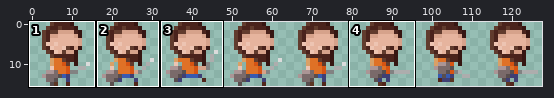
One commit to this sprite sheet: Code/bin/Res/IndoFlipped.png. Above, an overview of the earlier version with the close-up marked.
Close-up. The starting point:
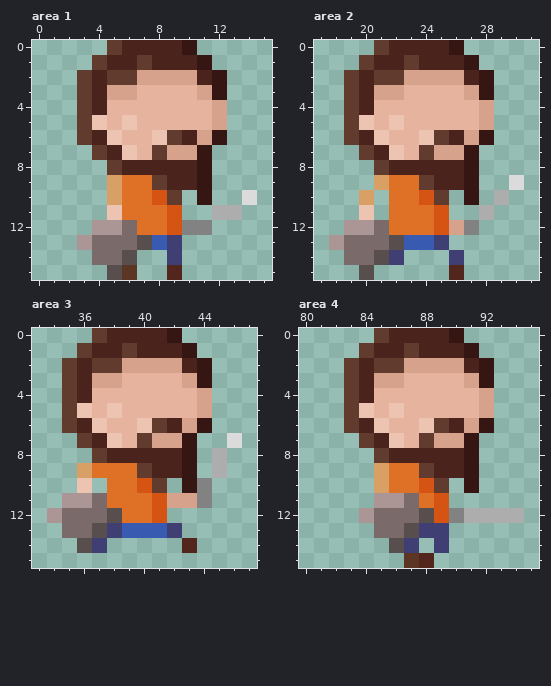
The file is 128x16 pixels. Colours within 5 levels of each other are drawn and written as one. Shown: area 1: x 0..15, y 0..15; area 2: x 17..31, y 0..15; area 3: x 33..47, y 0..15; area 4: x 80..95, y 0..15. The commit also changed other parts of the picture, which this record leaves out.
The result:
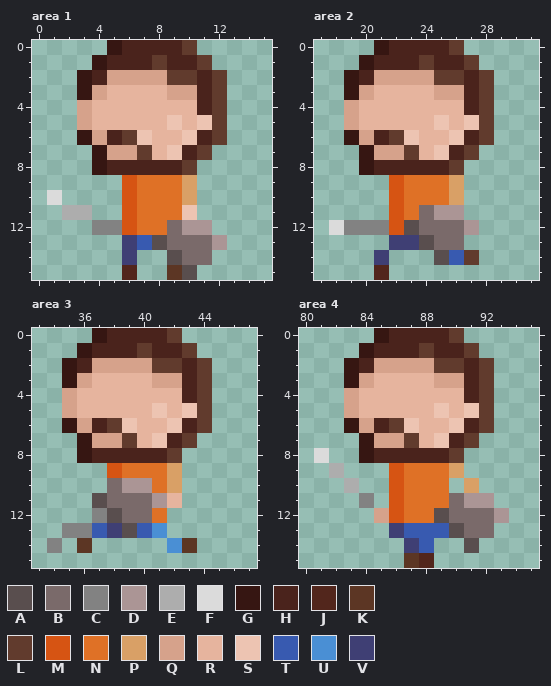
Palette (. is transparent): A #594e4e  B #7a6a6a  C #828282  D #ab9595  E #adadad  F #dbdbdb  G #361612  H #4a231c  J #52261c  K #5c3624  L #613b2d  M #d65413  N #df7126  P #d9a066  Q #d6a28b  R #e6b49e  S #edc4b2  T #385ab0  U #4a8fd4  V #3f3f74
Difference:
--- area 1
@@ x 0..15 @@
- 0 .....LHHHHG.....
- 1 ....LHHLHHHG....
- 2 ...LHLLQQQQHG...
- 3 ...LHQQRRRRQG...
- 4 ...LHRRRRRRRQ...
- 5 ...LSRSRRRRRQ...
- 6 ...LHSRRSLHQG...
- 7 ....LHSRLQQG....
- 8 .....LHHHHHG....
- 9 .....PNNLHHG....
-10 .....PNNML.G..F.
-11 .....SNNNM..EE..
-12 ....DDBNNMCC....
-13 ...DBBBATV......
-14 ....BBA..V......
-15 .....AK..J......
+ 0 .....GHHHHL.....
+ 1 ....GHHHLHHL....
+ 2 ...GHQQQQLLHL...
+ 3 ...GQRRRRQQHL...
+ 4 ...QRRRRRRRHL...
+ 5 ...QRRRRRSRSL...
+ 6 ...GQHLSRRSHL...
+ 7 ....GQQLRSHL....
+ 8 ....GHHHHHL.....
+ 9 ......MNNNP.....
+10 .F....MNNNP.....
+11 ..EE..MNNNS.....
+12 ....CCMNNBDD....
+13 ......VTABBBD...
+14 ......V..ABB....
+15 ......J..KA.....
--- area 2
@@ x 17..31 @@
- 0 ....LHHHHG.....
- 1 ...LHHLHHHG....
- 2 ..LHLLQQQQHG...
- 3 ..LHQQRRRRQG...
- 4 ..LHRRRRRRRQ...
- 5 ..LSRSRRRRRQ...
- 6 ..LHSRRSLHQG...
- 7 ...LHSRLQQG....
- 8 ....LHHHHHG....
- 9 ....PNNLHHG..F.
-10 ...P.NNML.G.E..
-11 ...S.NNNM..E...
-12 ..DDBNNNMQC....
-13 .DBBBATTV......
-14 ..BBAV...V.....
-15 ...A.....J.....
+ 0 ....GHHHHL.....
+ 1 ...GHHHLHHL....
+ 2 ..GHQQQQLLHL...
+ 3 ..GQRRRRQQHL...
+ 4 ..QRRRRRRRHL...
+ 5 ..QRRRRRSRSL...
+ 6 ..GQHLSRRSHL...
+ 7 ...GQQLRSHL....
+ 8 ...GHHHHHL.....
+ 9 .....MNNNP.....
+10 .....MNNNP.....
+11 .....MNBDD.....
+12 .FCCCMABBBD....
+13 .....VVABB.....
+14 ....V...ATL....
+15 ....J..........
--- area 3
@@ x 33..47 @@
- 0 ....LHHHHG.....
- 1 ...LHHLHHHG....
- 2 ..LHLLQQQQHG...
- 3 ..LHQQRRRRQG...
- 4 ..LHRRRRRRRQ...
- 5 ..LSRSRRRRRQ...
- 6 ..LHSRRSLHQG...
- 7 ...LHSRLQQG..F.
- 8 ....LHHHHHG.E..
- 9 ...PNNNLHHG.E..
-10 ...S.NNML.GC...
-11 ..DDBNNNMQQC...
-12 .DBBBANNM......
-13 ..BBAVTTTV.....
-14 ...AV.....J....
+ 0 ....GHHHHL.....
+ 1 ...GHHHLHHL....
+ 2 ..GHQQQQLLHL...
+ 3 ..GQRRRRQQHL...
+ 4 ..QRRRRRRRHL...
+ 5 ..QRRRRRSRSL...
+ 6 ..GQHLSRRSHL...
+ 7 ...GQQLRSHL....
+ 8 ...GHHHHHL.....
+ 9 .....MNNNP.....
+10 .....BDDNP.....
+11 ....ABBBDR.....
+12 ....CABBN......
+13 ..CCTVATU......
+14 .C.K.....UK....
 15 ...............
--- area 4
@@ x 80..95 @@
- 0 .....LHHHHG.....
- 1 ....LHHLHHHG....
- 2 ...LHLLQQQQHG...
- 3 ...LHQQRRRRQG...
- 4 ...LHRRRRRRRQ...
- 5 ...LSRSRRRRRQ...
- 6 ...LHSRRSLHQG...
- 7 ....LHSRLQQG....
- 8 .....LHHHHHG....
- 9 .....PNNLHHG....
-10 .....PNNML.G....
-11 .....DDBNM......
-12 ....DBBBAMCEEEE.
-13 .....BBAVV......
-14 ......AV.V......
+ 0 .....GHHHHL.....
+ 1 ....GHHHLHHL....
+ 2 ...GHQQQQLLHL...
+ 3 ...GQRRRRQQHL...
+ 4 ...QRRRRRRRHL...
+ 5 ...QRRRRRSRSL...
+ 6 ...GQHLSRRSHL...
+ 7 ....GQQLRSHL....
+ 8 .F..GHHHHHL.....
+ 9 ..E...MNNNP.....
+10 ...E..MNNN.P....
+11 ....C.MNNNBDD...
+12 .....QMNNABBBD..
+13 ......VTTTABB...
+14 .......VT..A....
 15 .......KJ.......
